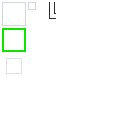
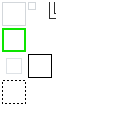
Layers edited between the first and the second 128x128 image:
painted on "assets" over left=2, top=54, right=52, bottom=104
